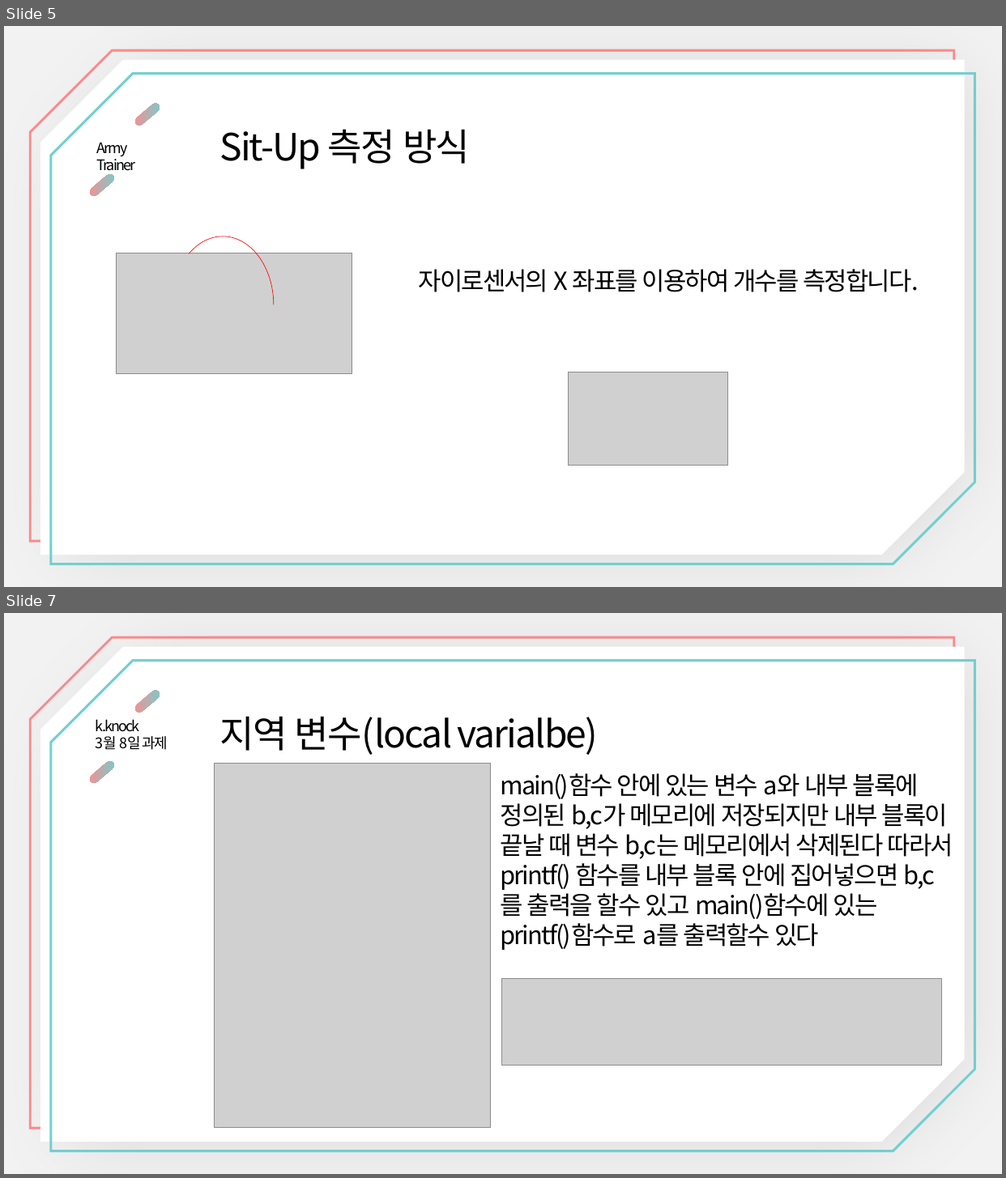
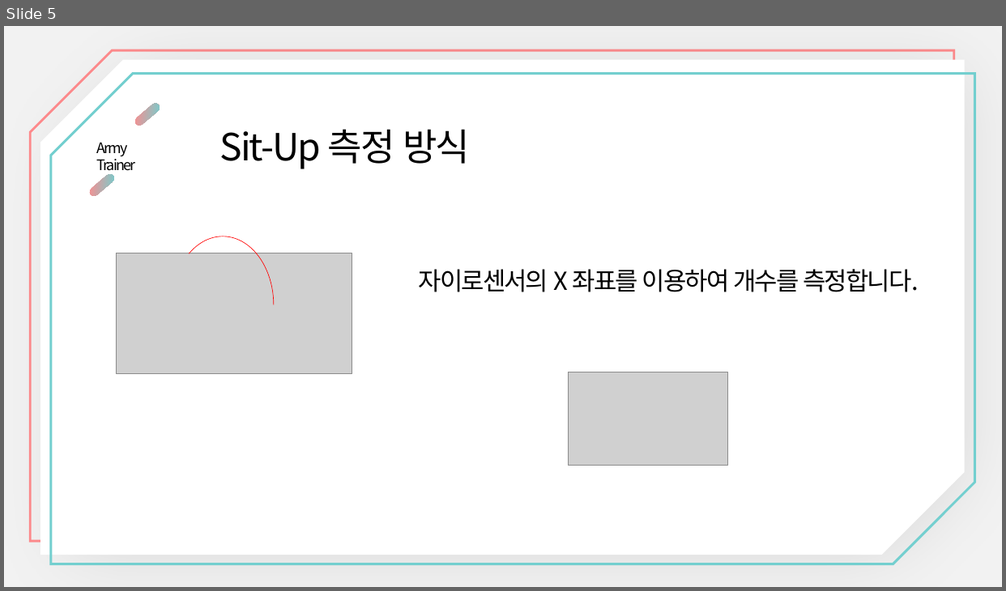
Before and after one commit to nilsys/App_ArmyTrainer_nanglam, a slide deck: PPT/App_ArmyTrainer_nanglam.ppt. Shown one above the other, each under a label of ours: slides 5 and 7 before the commit, slide 5 after it; the slides between them are not shown. The pictures are 1006x1178 and 1006x591 pixels, drawn with LibreOffice and Linux fonts; fonts in the diff are those of the drawing; grey boxes stand for pictures. Boxes give left, top, right and bottom in pixels: in the first picture for what was removed or moved away, otherwise in the second. Text is boxed around its words. In the diff, an @@ line names an element or a change of style, - is before the commit and + after.

```diff
--- a/PPT/App_ArmyTrainer_nanglam.ppt
+++ b/PPT/App_ArmyTrainer_nanglam.ppt
@@ slide 7 removed at [4, 613, 1002, 1174], background #F2F2F2 @@
@@ snip diag rect removed at [30, 637, 954, 1129] @@
@@ snip diag rect removed at [40, 647, 965, 1142] @@
@@ snip diag rect removed at [51, 660, 975, 1152] @@
@@ pill shape removed at [134, 689, 161, 714] @@
@@ text removed at [96, 719, 167, 750] @@
-k.knock
-3월 8일 과제
@@ text removed at [219, 716, 598, 755] @@
-지역 변수(local varialbe)
@@ pill shape removed at [88, 760, 116, 785] @@
@@ picture removed at [214, 763, 490, 1127] @@
@@ text removed at [501, 773, 953, 950] @@
-main()함수 안에 있는 변수 a와 내부 블록에 정의된 b,c가 메모리에 저장되지만 내부 블록이 끝날 때 변수 b,c는 메모리에서 삭제된다 따라서 printf() 함수를 내부 블록 안에 집어넣으면 b,c를 출력을 할수 있고 main()함수에 있는 printf()함수로 a를 출력할수 있다
@@ picture removed at [502, 979, 942, 1065] @@
```
Also in this commit, not shown: 1 slide changed, 17 slides added, 17 other slides removed, 1 other file.
